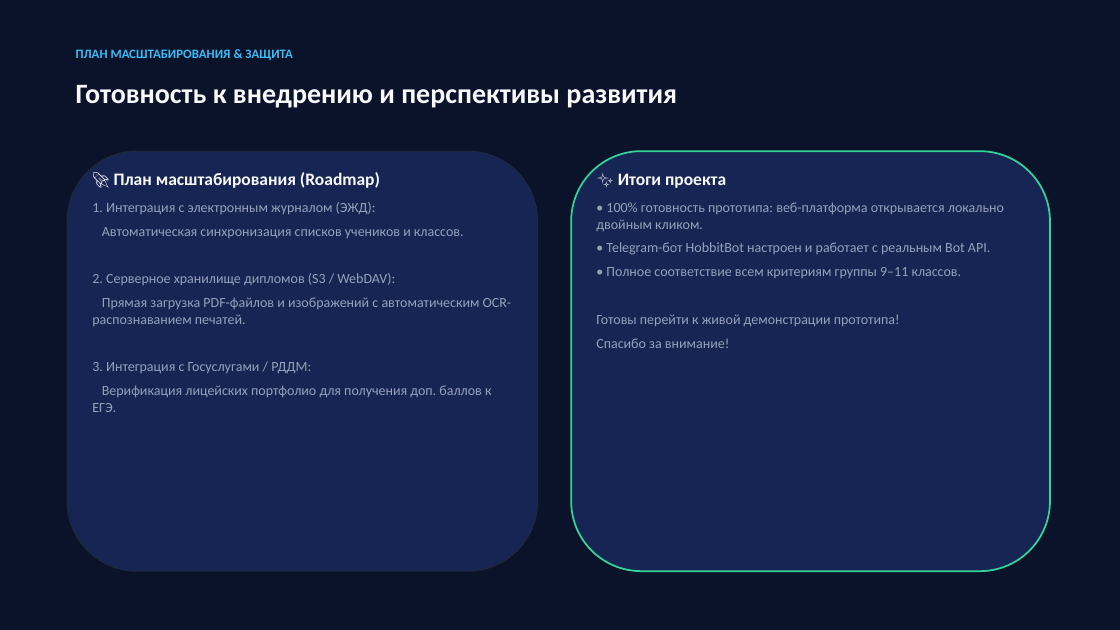
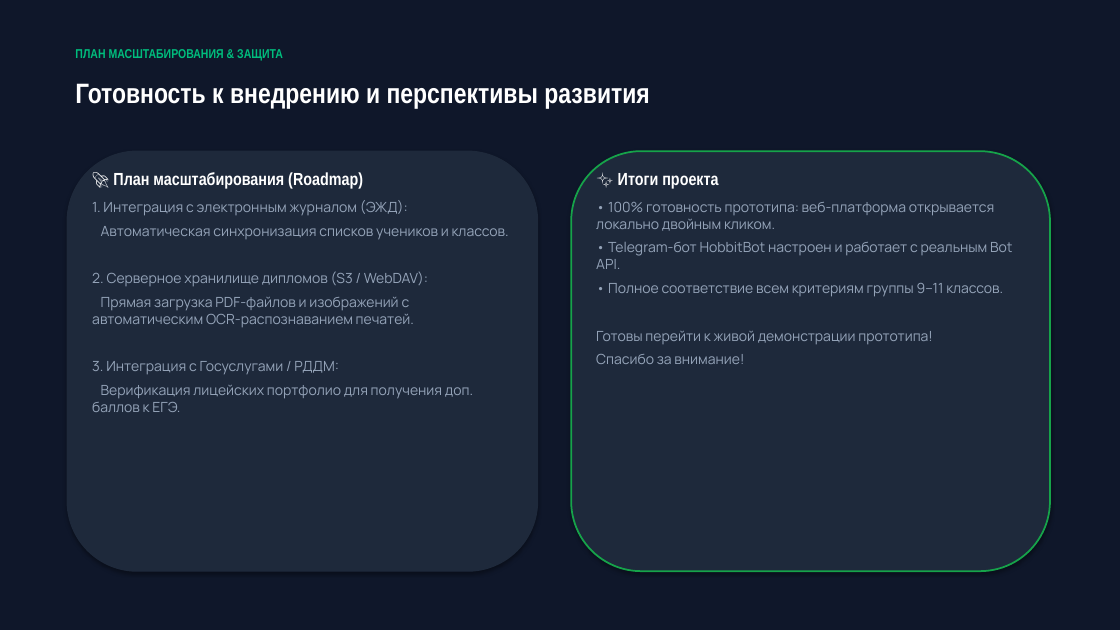
Before and after one commit to railgum24-cmd/Hobbits, a slide deck: slide 8 of presentation/Портал_достижений_лицея_9-11_класс.pptx. Drawn at 1120x630 pixels with LibreOffice and Linux fonts; fonts in the diff are those of the drawing. Boxes give left, top, right and bottom in pixels: in the first picture for what was removed or moved away, otherwise in the second. Text is boxed around its words. In the diff, an @@ line names an element or a change of style, - is before the commit and + after.

```diff
--- a/presentation/Портал_достижений_лицея_9-11_класс.pptx
+++ b/presentation/Портал_достижений_лицея_9-11_класс.pptx
@@ rectangle at (0,0,1120,630): fill #0B132B to #0F172A; shadow on @@
@@ text "ПЛАН МАСШТАБИРОВАНИЯ & ЗАЩИТА" at (75,49,283,61): font Calibri to Arial Narrow, text colour #38BDF8 to #00BD7D @@
@@ text "Готовность к внедрению и перспективы ..." at (75,83,649,109): font Calibri to Arial Narrow, text colour #F8FAFC to #FFFFFF @@
@@ rounded rectangle at (67,151,538,571): fill #172554 to #1E293B; shadow on @@
@@ text "🚀 План масштабирования (Roadmap)" at (92,172,509,412): font Calibri to Arial Narrow, text colour #F8FAFC to #FFFFFF in "🚀 План масштабирования (Roadmap)"; font Calibri to Manrope @@
@@ rounded rectangle at (571,151,1050,571): fill #172554 to #1E293B; outline #34D399 1.5 pt to #16A34A 1.5 pt; shadow on @@
@@ text "✨ Итоги проекта" at (596,173,1012,364): font Calibri to Arial Narrow, text colour #F8FAFC to #FFFFFF in "✨ Итоги проекта"; font Calibri to Manrope @@
```
Also in this commit, not shown: 7 other slides changed, 39 other files.
